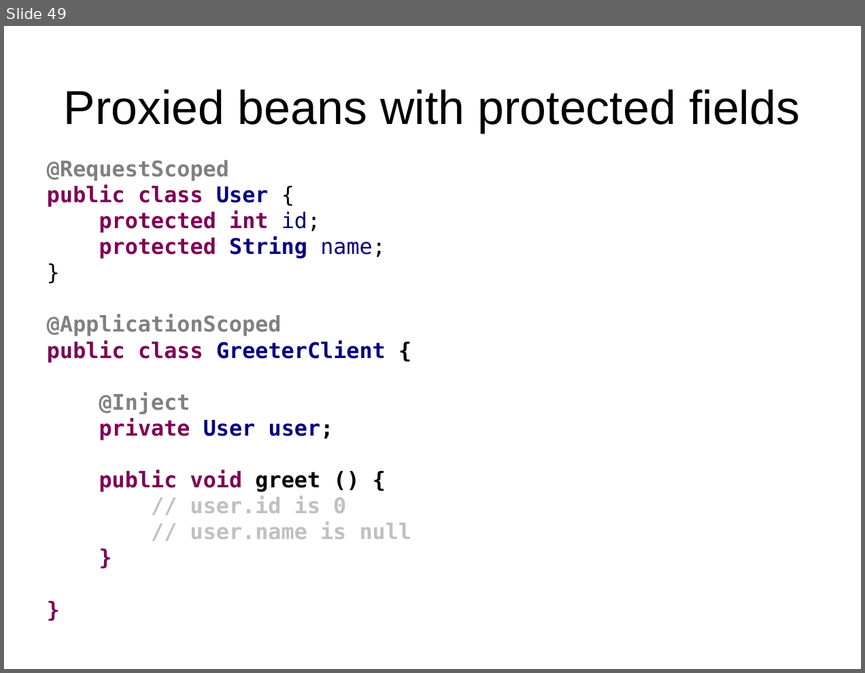
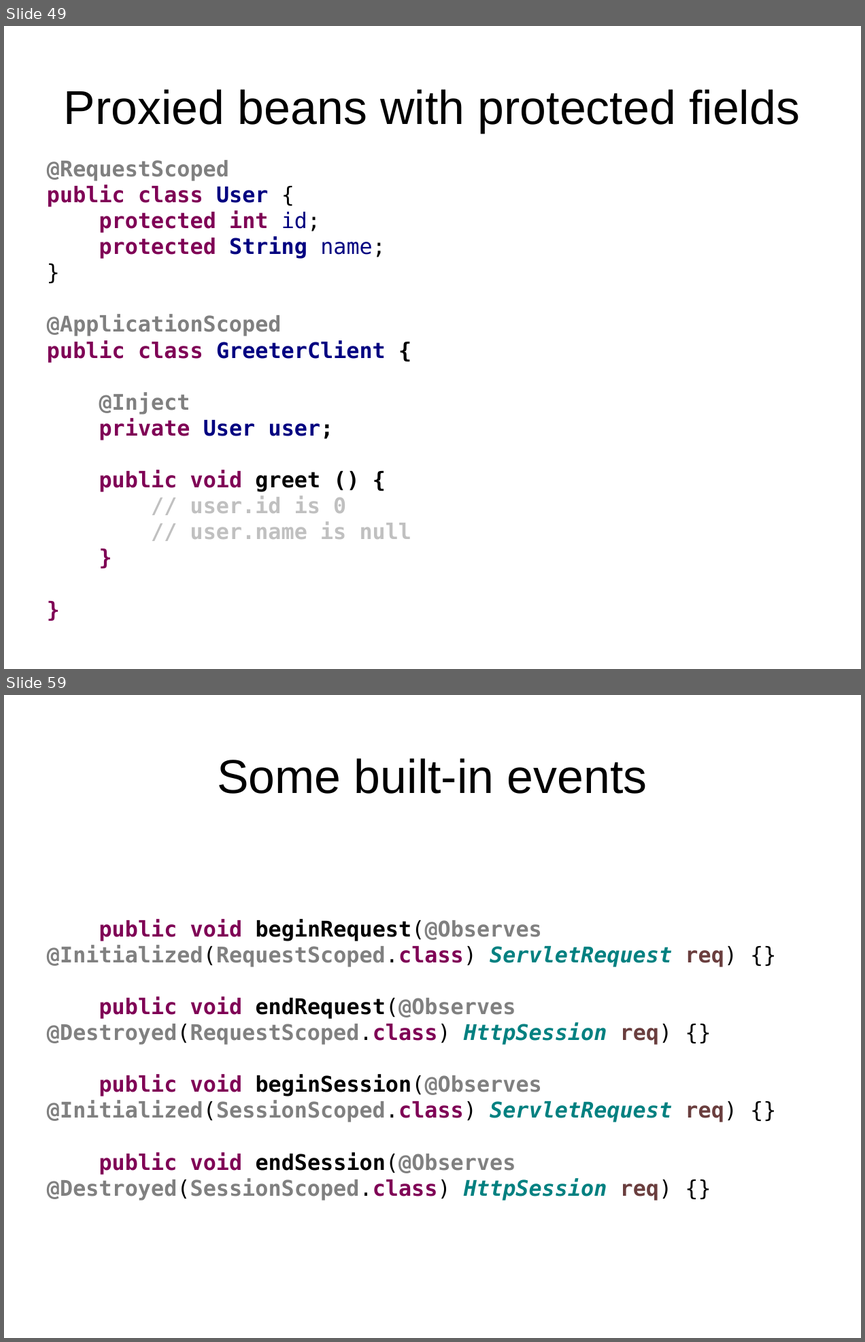
Before and after one commit to FrigoCoder/CDI, a slide deck: CDI.odp. Shown one above the other, each under a label of ours: slide 49 before the commit, slides 49 and 59 after it; the slides between them are not shown. The pictures are 865x673 and 865x1342 pixels, drawn with LibreOffice and Linux fonts; fonts in the diff are those of the drawing. Boxes give left, top, right and bottom in pixels: in the first picture for what was removed or moved away, otherwise in the second. Text is boxed around its words. In the diff, an @@ line names an element or a change of style, - is before the commit and + after.

Commit message:
Producers and events.

```diff
--- a/CDI.odp
+++ b/CDI.odp
@@ slide 59 added at (4, 695, 861, 1338), background #FFFFFF @@
@@ title added at (217, 758, 647, 794), 44 pt, text #000000 @@
+Some built-in events
@@ text added at (47, 919, 737, 1200), 20 pt, text #808080, bold @@
+public void beginRequest(@Observes @Initialized(RequestScoped.class) ServletRequest req) {}
+public void endRequest(@Observes @Destroyed(RequestScoped.class) HttpSession req) {}
+public void beginSession(@Observes @Initialized(SessionScoped.class) ServletRequest req) {}
+public void endSession(@Observes @Destroyed(SessionScoped.class) HttpSession req) {}
```
Also in this commit, not shown: 9 other slides added, 10 other files.
